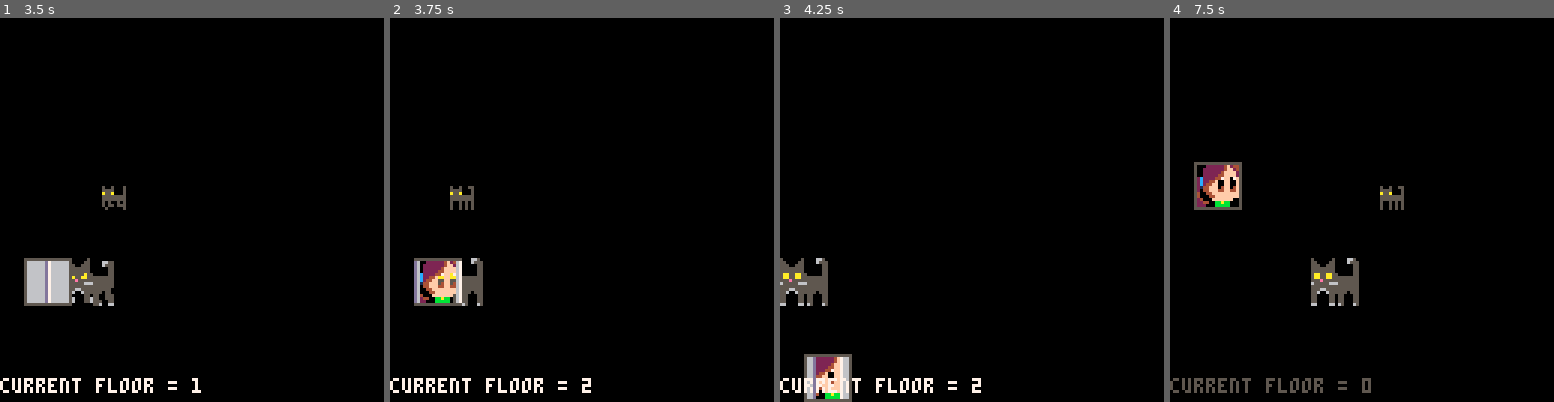
Above: before the commit, frames 1-4 (left to right).
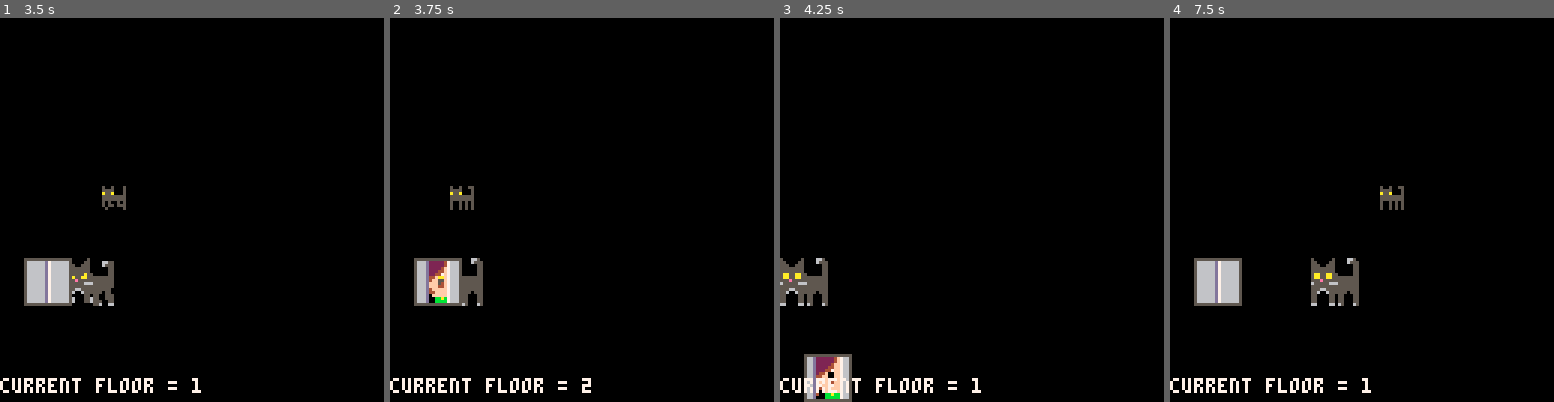
Above: after the commit, the same moments.

Repository: leonardost/cat-catcher-0
Game: PICO-8 cartridge cat_catcher_0.p8
Same seed, same stepped clock (60 frames per second), same inputs: the game is played once before the commit and once after it.
Inputs:
- Up to frame 1 (3.5 s): tap Down at 0.7 s; hold Up 1.97-2.63 s; hold Right 2.68-3.02 s; hold Down from 3.07 s (still down)
- Up to frame 2 (3.75 s): release Down at 3.73 s
- Up to frame 3 (4.25 s): hold Left 3.78-4.12 s; hold Up from 4.17 s (still down)
- Up to frame 4 (7.5 s): release Up at 4.5 s; hold Left 4.55-5.05 s; hold Right 5.1-5.93 s; hold Up 5.98-6.65 s; hold Right 6.7-7.03 s; hold Down from 7.08 s (still down)

Frame 1 is identical in both runs. In frame 2, 0.7% of the frame differs, in the area x 6-19%, y 63-75%; in frame 3, less than 0.1%; in frame 4, 3.7%, in the area x 0-53%, y 37-98%.

Commit message:
Update elevator movement code

Diff:
--- a/cat_catcher_0.p8
+++ b/cat_catcher_0.p8
@@ -76,10 +76,10 @@
     girl.y = elevator.get_y()
   end
 
-  if btnp(⬆️) then
+  if btn(⬆️) then
     change_floor(-1)
   end
-  if btnp(⬇️) then
+  if btn(⬇️) then
     change_floor(1)
   end
   --[[
@@ -97,14 +97,22 @@
 end
 
 function change_floor(direction)
-  if direction == -1 and current_floor > 0 and not elevator.is_changing_floors() then
+  if direction == -1
+    and current_floor > 0
+--    and not elevator.is_changing_floors()
+    and elevator.can_change_to(direction)
+  then
     current_floor -= 1
-    elevator.move_to_floor(current_floor)
+    elevator.change_floor(direction)
     girl.change_floor(direction)
   end
-  if direction == 1 and current_floor < 2 and not elevator.is_changing_floors() then
+  if direction == 1
+    and current_floor < 2
+--    and not elevator.is_changing_floors()
+    and elevator.can_change_to(direction)
+  then
     current_floor += 1
-    elevator.move_to_floor(current_floor)
+    elevator.change_floor(direction)
     girl.change_floor(direction)
   end
 
@@ -407,6 +415,7 @@
 	 local gap_width = 7
 	 local current_floor = 0
 	 local destination_floor = 0
+	 local direction = 0 -- -1 -> up, 1 -> down
 	 local self = {}
 
   function self.draw()
@@ -449,14 +458,32 @@
       if gap_width >= 7 then
         gap_width = 7
         state = 0
+        floor = destination_floor
       end
     end
   end
 
-  function self.move_to_floor(floor)
-    if self.is_changing_floors() then return end
+  function self.change_floor(new_direction)
+    if self.is_changing_floors() and direction == new_direction then return end
+
+    direction = new_direction
     state = 1
-    destination_floor = floor
+    destination_floor += new_direction
+    if destination_floor < 0 then
+      destination_floor = 0
+    elseif destination_floor > 2 then
+      destination_floor = 2
+    end
+  end
+
+  function self.can_change_to(new_direction)
+    if not self.is_changing_floors() then
+      return true
+    end
+    if direction == new_direction then
+      return false
+    end
+    return true
   end
 
   function self.get_y()
Not shown, changed: the sound effects (__sfx__) section of cat_catcher_0.p8
